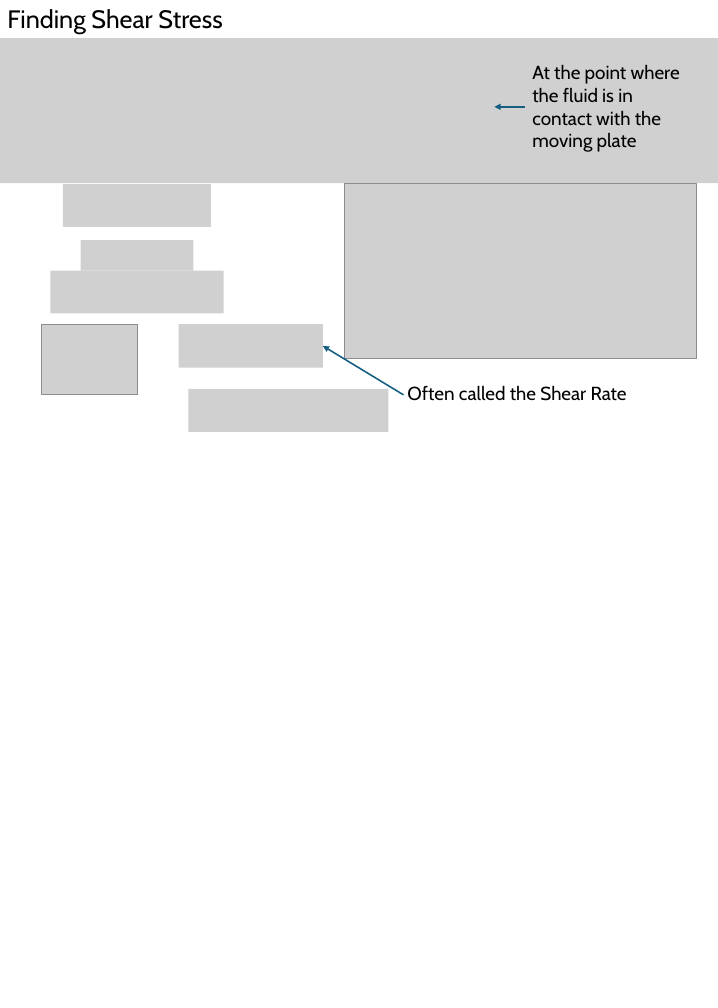
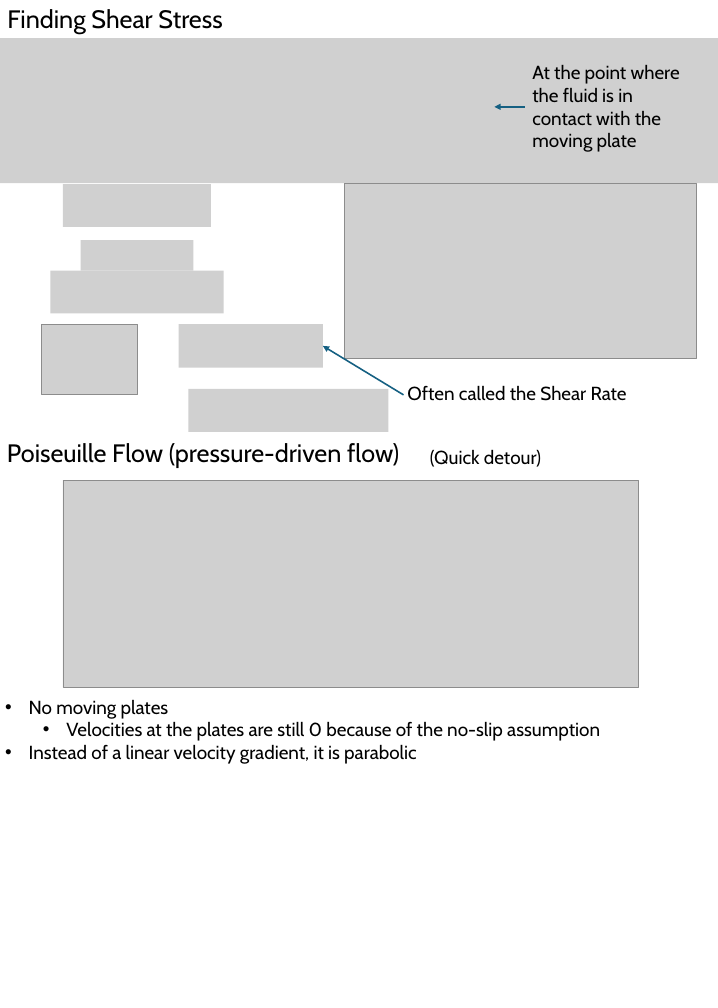
Before and after one commit to 1980s-Space-Guy/Fall24Classes, a slide deck: slide 9 of FluidOperations.pptx. Drawn at 718x1008 pixels with LibreOffice and Linux fonts; fonts in the diff are those of the drawing; grey boxes stand for pictures. Boxes give left, top, right and bottom in pixels: in the first picture for what was removed or moved away, otherwise in the second. Text is boxed around its words. In the diff, an @@ line names an element or a change of style, - is before the commit and + after.

```diff
--- a/FluidOperations.pptx
+++ b/FluidOperations.pptx
@@ text added at bbox=[7, 443, 399, 468], 24 pt, text #000000 @@
+Poiseuille Flow (pressure-driven flow)
@@ text added at bbox=[430, 449, 541, 467], 18 pt, text #000000 @@
+(Quick detour)
@@ picture added at bbox=[63, 480, 639, 687] @@
@@ text added at bbox=[29, 700, 600, 764], 18 pt, text #000000 @@
+• No moving plates
+  • Velocities at the plates are still 0 because of the no-slip assumption
+• Instead of a linear velocity gradient, it is parabolic
```
Also in this commit, not shown: 2 other slides changed, 2 slides added.
